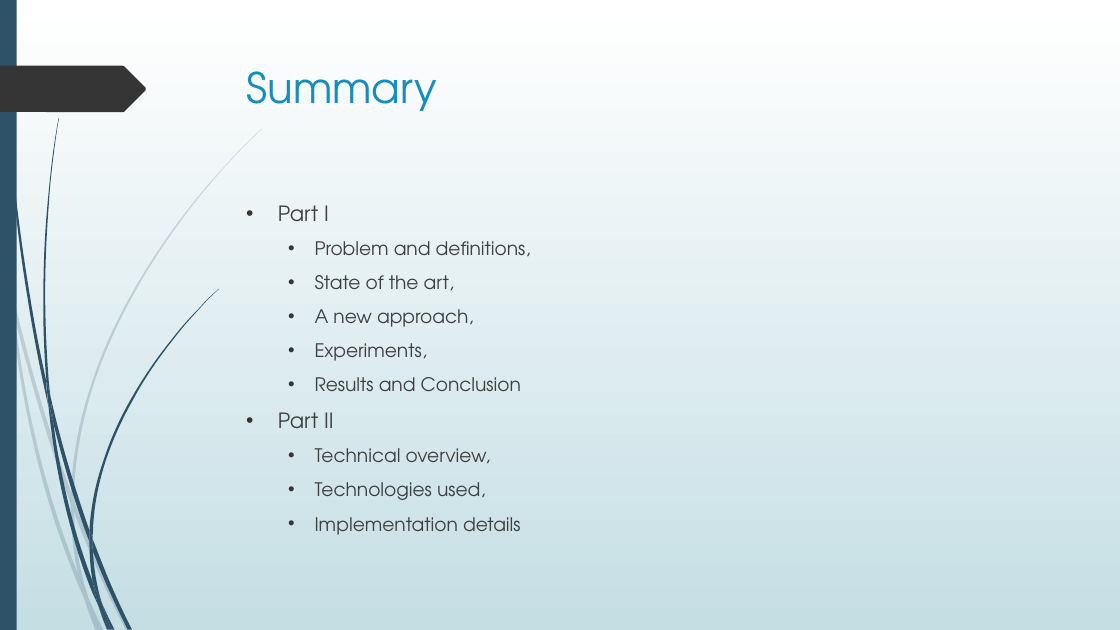
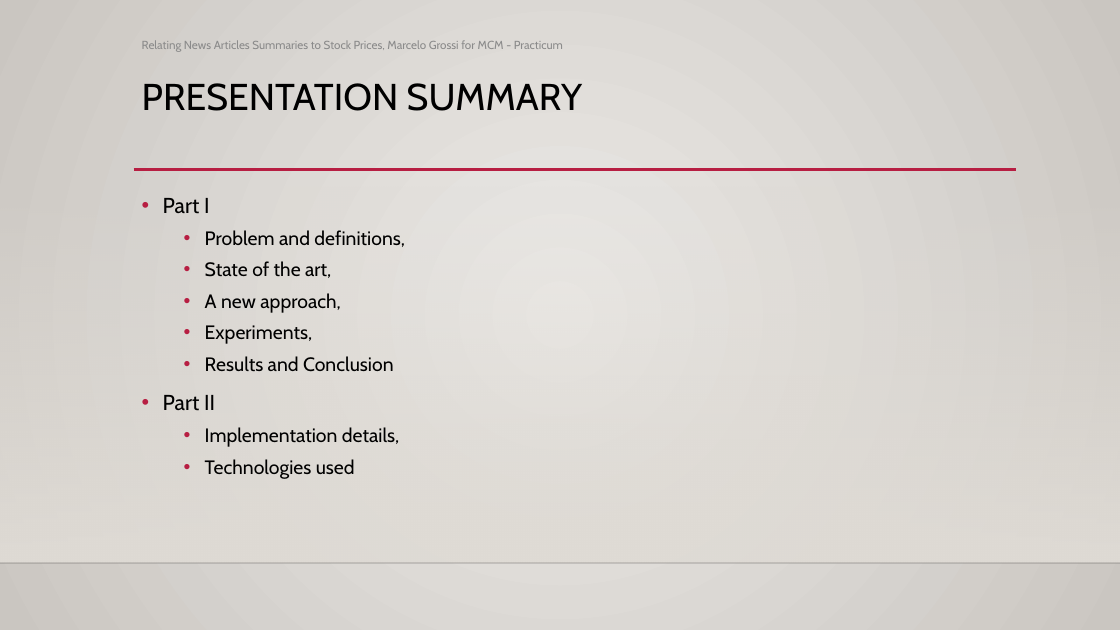
Before and after one commit to magrossi/news_n_stocks, a slide deck: slide 2 of presentation/presentation.pptx. Drawn at 1120x630 pixels with LibreOffice and Linux fonts; fonts in the diff are those of the drawing; background and template pictures are left out. Boxes give left, top, right and bottom in pixels: in the first picture for what was removed or moved away, otherwise in the second. Text is boxed around its words. In the diff, an @@ line names an element or a change of style, - is before the commit and + after.

```diff
--- a/presentation/presentation.pptx
+++ b/presentation/presentation.pptx
@@ background gradient #FFFFFF to #C5DEE5 to gradient #ECEAE7 to #CAC7C1 @@
@@ rectangle removed at [0,0,17,630] @@
@@ text added at [142,40,563,52], 10 pt, text #8C8C8C @@
+Relating News Articles Summaries to Stock Prices, Marcelo Grossi for MCM - Practicum
@@ freeform shape removed at [0,66,146,112] @@
@@ title at [142,83,583,111]: text changed; size 36 to 32 pt; font TeX Gyre Adventor to Cabin; text colour #178DBB to #000000 @@
-Summary
+PRESENTATION SUMMARY
@@ line added from (134, 170) to (1017, 170), #B71E42 2.5 pt @@
@@ rectangle added at [0,186,1120,563], fill gradient #DFDBD5 @@
@@ text "Part I": place and size @@
-text "Part I" at [278,205,531,535]
+text "Part I" at [163,198,405,479]
@@ text at [163,198,405,411]: size 18 to 18.5 pt in "Part I", "Part II"; font TeX Gyre Adventor to Cabin, text colour #404040 to #000000 in "Part I", "Problem and definitions,", "State of the art,", "A new approach," and 3 more places; size 16 to 16.6 pt in "Problem and definitions,", "State of the art,", "A new approach,", "Experiments," and 1 more places; indent changed; line spacing 1 to 1.1; bullet colour #353535 to #B71E42; less space between paragraphs @@
@@ text at [205,427,400,479]: text changed; size 16 to 16.6 pt; font TeX Gyre Adventor to Cabin; text colour #404040 to #000000 @@
-  • Technical overview,
-  • Technologies used,
-  • Implementation details
+  • Implementation details,
+  • Technologies used
@@ line added from (0, 563) to (1120, 563), #000001 1 pt @@
@@ group removed at [0,129,262,630]: 10 freeform shapes @@
@@ group removed at [3,0,218,630]: 12 freeform shapes @@
```
Also in this commit, not shown: 9 other slides changed, 17 slides added, 2 slides removed, 1 other file.
